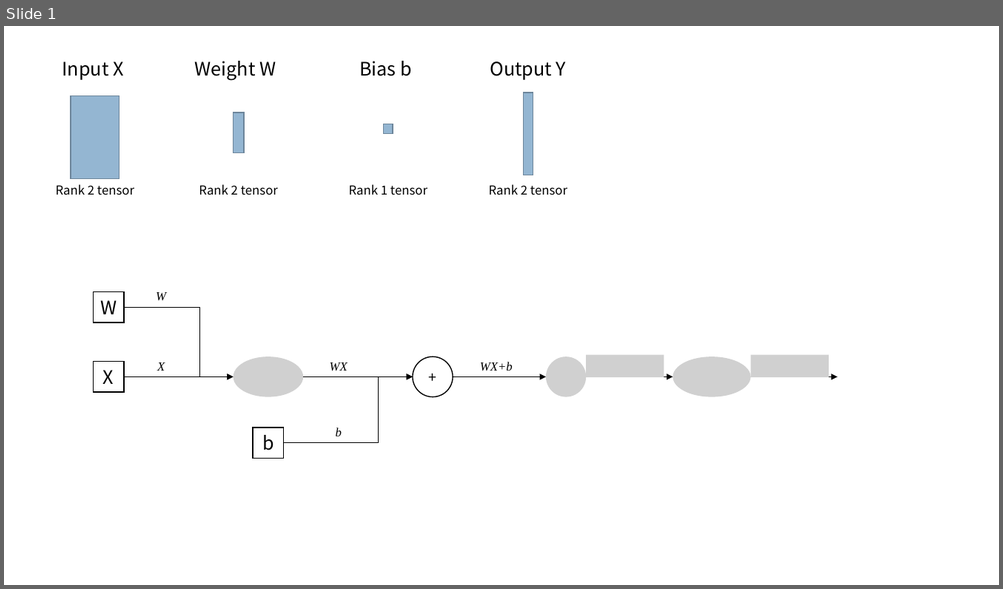
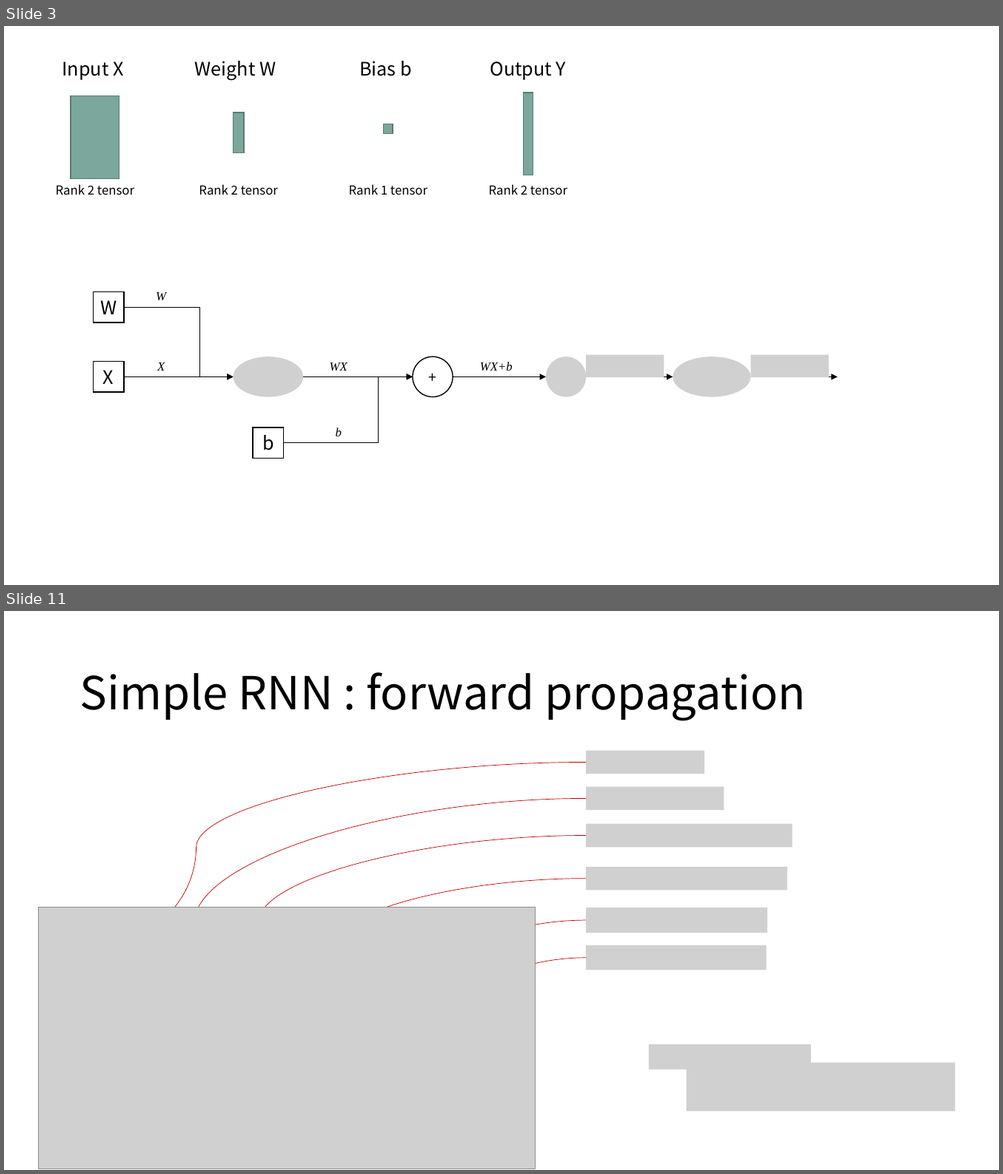
Before and after one commit to taeminlee/taeminlee.github.io_backupo, a slide deck: assets/figures.pptx. Shown one above the other, each under a label of ours: slide 1 before the commit, slides 3 and 11 after it; the slides between them are not shown. The pictures are 1003x589 and 1003x1174 pixels, drawn with LibreOffice and Linux fonts; fonts in the diff are those of the drawing; grey boxes stand for pictures. Boxes give left, top, right and bottom in pixels: in the first picture for what was removed or moved away, otherwise in the second. Text is boxed around its words. In the diff, an @@ line names an element or a change of style, - is before the commit and + after.

```diff
--- a/assets/figures.pptx
+++ b/assets/figures.pptx
@@ slide 11 added at [4,611,999,1170], background #FFFFFF @@
@@ title added at [79,672,805,721], 44 pt, text #000000 @@
+Simple RNN : forward propagation
@@ curved arrow added from (586, 763) to (128, 934), #C00000 0.5 pt @@
@@ picture added at [586,751,705,774] @@
@@ picture added at [586,787,724,810] @@
@@ curved arrow added from (586, 798) to (132, 1048), #C00000 0.5 pt @@
@@ picture added at [586,823,792,847] @@
@@ curved arrow added from (586, 835) to (222, 1010), #C00000 0.5 pt @@
@@ picture added at [586,867,788,890] @@
@@ curved arrow added from (586, 879) to (271, 1012), #C00000 0.5 pt @@
@@ picture added at [38,908,535,1170] @@
@@ curved arrow added from (586, 920) to (439, 1010), #C00000 0.5 pt @@
@@ picture added at [586,908,767,934] @@
@@ curved arrow added from (586, 958) to (492, 1013), #C00000 0.5 pt @@
@@ picture added at [586,946,765,971] @@
@@ picture added at [649,1045,811,1070] @@
@@ picture added at [686,1063,955,1112] @@
@@ what was slide 1 is now slide 3 @@
@@ slide 3 changed as well @@
@@ fill #94B6D2 to #7BA79D; outline #6D879B 1 pt to #5B7C74 1 pt in 4 elements at [71,96,119,179], [233,113,244,153], [384,124,392,133], [523,93,533,175] @@
```
Also in this commit, not shown: 23 other slides added, 6 other files.
